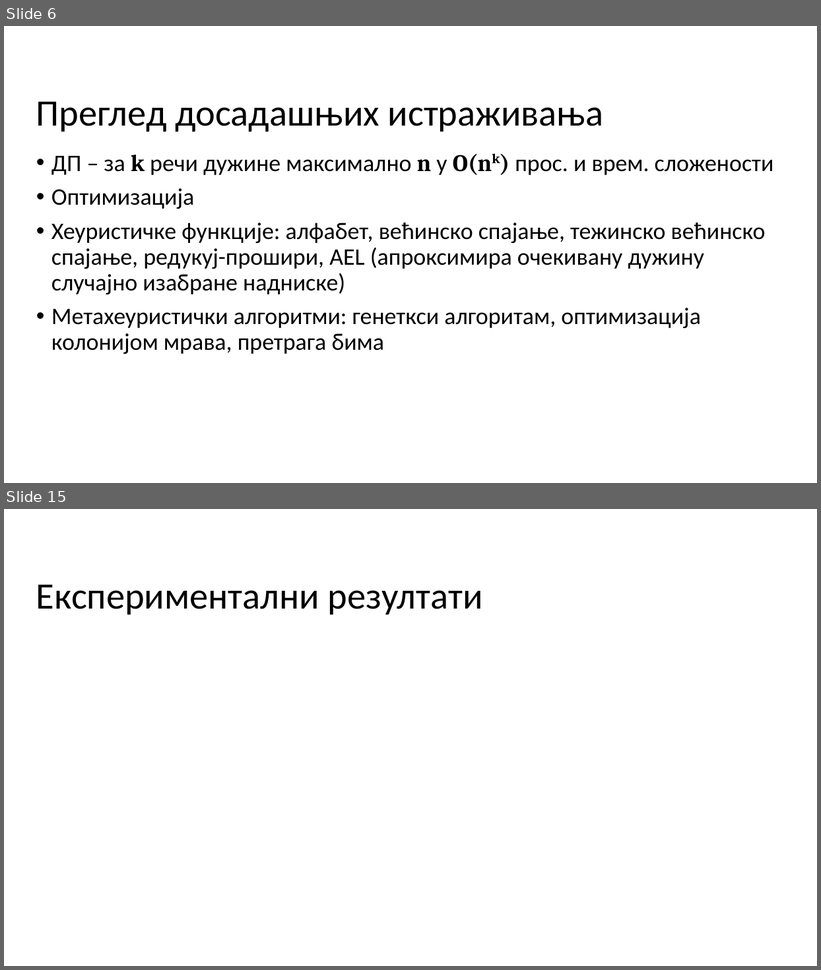
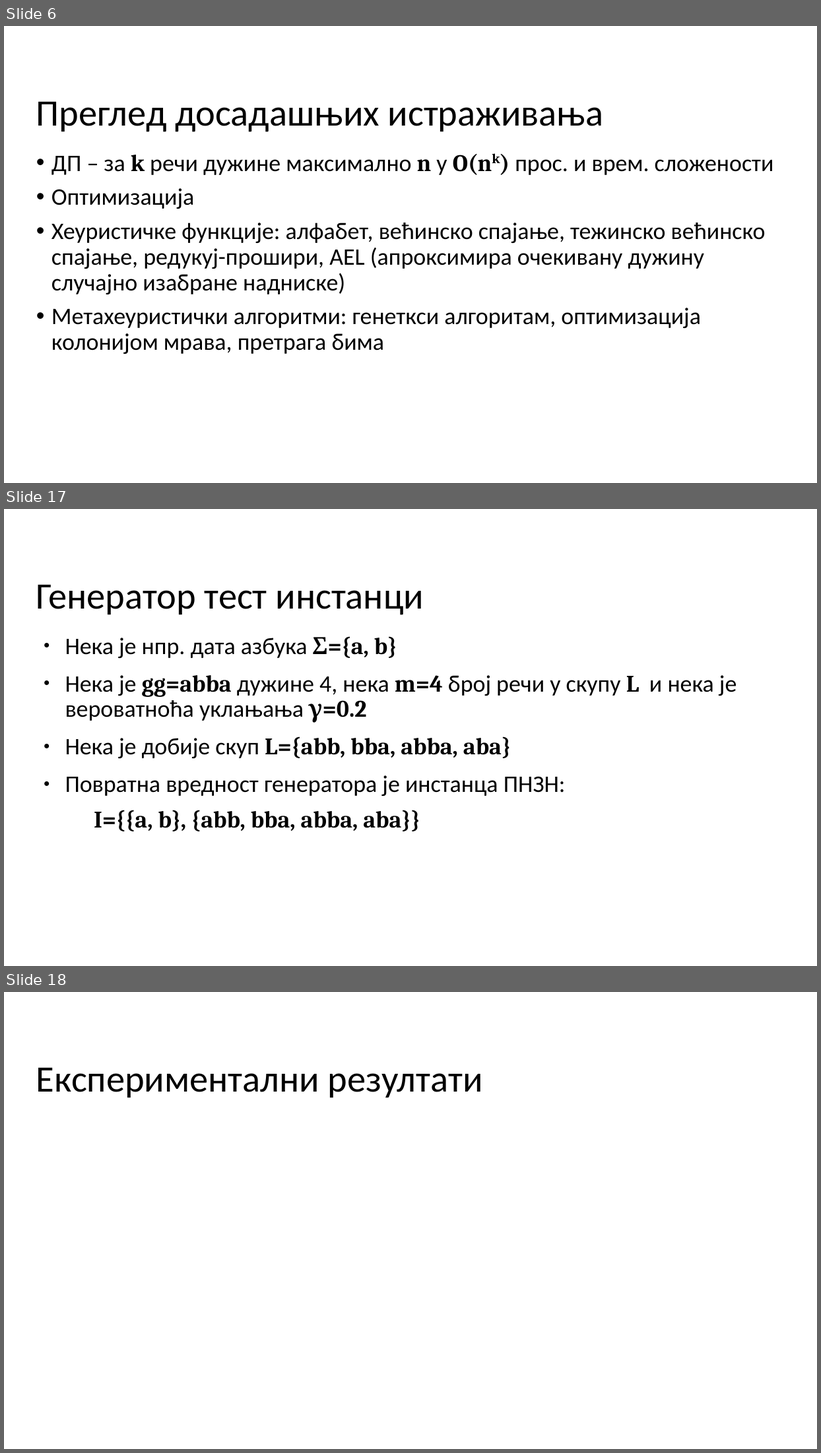
Before and after one commit to milosmikovic/Algorithms_For_Solving_Shortest_Common_Supersequence_Problem, a slide deck: Tekst/Prezentacija/MATF_primer_prezentacije.odp. Shown one above the other, each under a label of ours: slides 6 and 15 before the commit, slides 6, 17 and 18 after it; the slides between them are not shown. The pictures are 821x970 and 821x1453 pixels, drawn with LibreOffice and Linux fonts; fonts in the diff are those of the drawing; background and template pictures are left out. Boxes give left, top, right and bottom in pixels: in the first picture for what was removed or moved away, otherwise in the second. Text is boxed around its words. In the diff, an @@ line names an element or a change of style, - is before the commit and + after.

```diff
--- a/Tekst/Prezentacija/MATF_primer_prezentacije.odp
+++ b/Tekst/Prezentacija/MATF_primer_prezentacije.odp
@@ slide 17 added at bbox=[4, 509, 817, 966], background #FFFFFF @@
@@ title added at bbox=[36, 584, 424, 615], 44 pt, text #000000 @@
+Генератор тест инстанци
@@ text added at bbox=[65, 636, 737, 832], 28 pt, text #000000 @@
+● Нека је нпр. дата азбука Σ={a, b}
+● Нека је gg=abba дужине 4, нека m=4 број речи у скупу L и нека је вероватноћа уклањања γ=0.2
+● Нека је добије скуп L={abb, bba, abba, aba}
+● Повратна вредност генератора је инстанца ПНЗН:
+  I={{a, b}, {abb, bba, abba, aba}}
@@ what was slide 15 is now slide 18 @@
```
Also in this commit, not shown: 8 slides changed, 3 other slides added, 1 slide removed, 17 other files.
